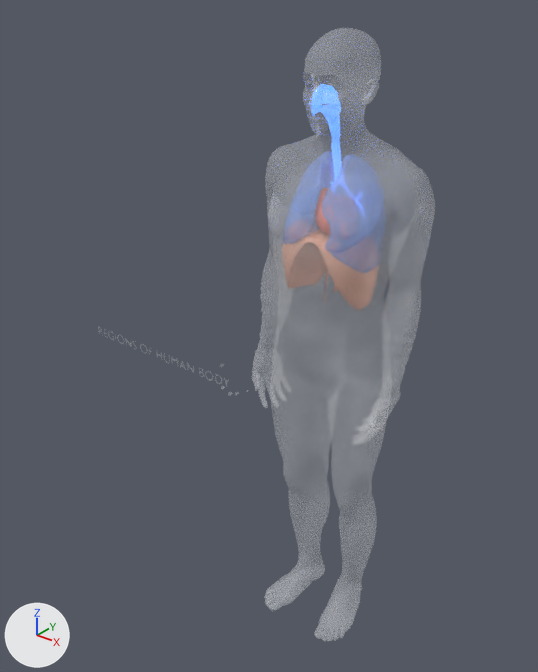
Two versions of the Blender file blender/atmen-anatomy.blend, one commit apart.
Rendered twice from a 50 mm lens placed at (0.998, -1.511, 1.818), pointed at (-0.257, 0.058, 0.845). The lights are fixed; the arrows at lower left show +X, +Y and +Z. The older version comes first.

The first picture shows 'Abdomen', 'Arms', 'Body_Shell', 'Head', 'Legs' and 1 more.
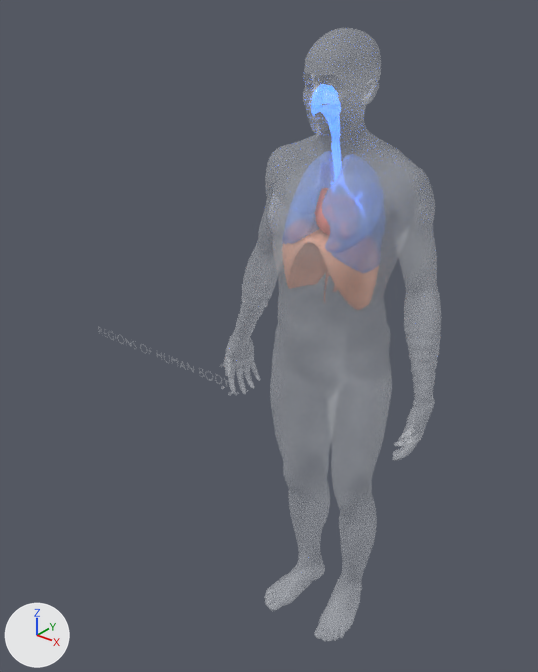
Where the change shows, as pixel boxes [x1, y1, x2, y2] in the pictures (538 x 672 px; the box of a moved part takes in the faces that stretch with it):
'Arms', reshaped (21% wider, 6% taller): before [252, 194, 432, 445]; after [223, 194, 441, 461]
part 1 of me_arms, rebuilt (37% narrower, 7% taller): before [352, 219, 432, 445]; after [391, 219, 441, 461]
part 2 of me_arms, moved or reshaped: before [252, 194, 279, 408]; after [223, 194, 278, 394]

The change, as a list of edits to the scene's bpy script:
```text
Change me_arms:
    used by ob_arms; parent = ob_anatomy; location = (0.00175, -0.0122, 0.905)
    remove me_arms.from_pydata(...)  # 6127 vertices, 11993 faces, 9 loose edges; spans x -0.245..0.241, y -0.096..0.123, z -0.204..0.447
    add me_arms.from_pydata(...)  # 6127 vertices, 11993 faces, 8 loose edges; spans x -0.33..0.323, y -0.096..0.123, z -0.211..0.44
    me_arms part 1: the loose piece of 3098 vertices spanning x 0.114..0.241, y -0.096..0.123, z -0.204..0.447 is rebuilt with 3099 vertices and now spans x 0.159..0.323, y -0.096..0.123, z -0.211..0.44
    me_arms part 2: 3028 vertices removed from x -0.245..-0.118, y -0.096..0.123, z -0.204..0.447; 3027 vertices added at x -0.33..-0.165, y -0.096..0.123, z -0.211..0.44
```
